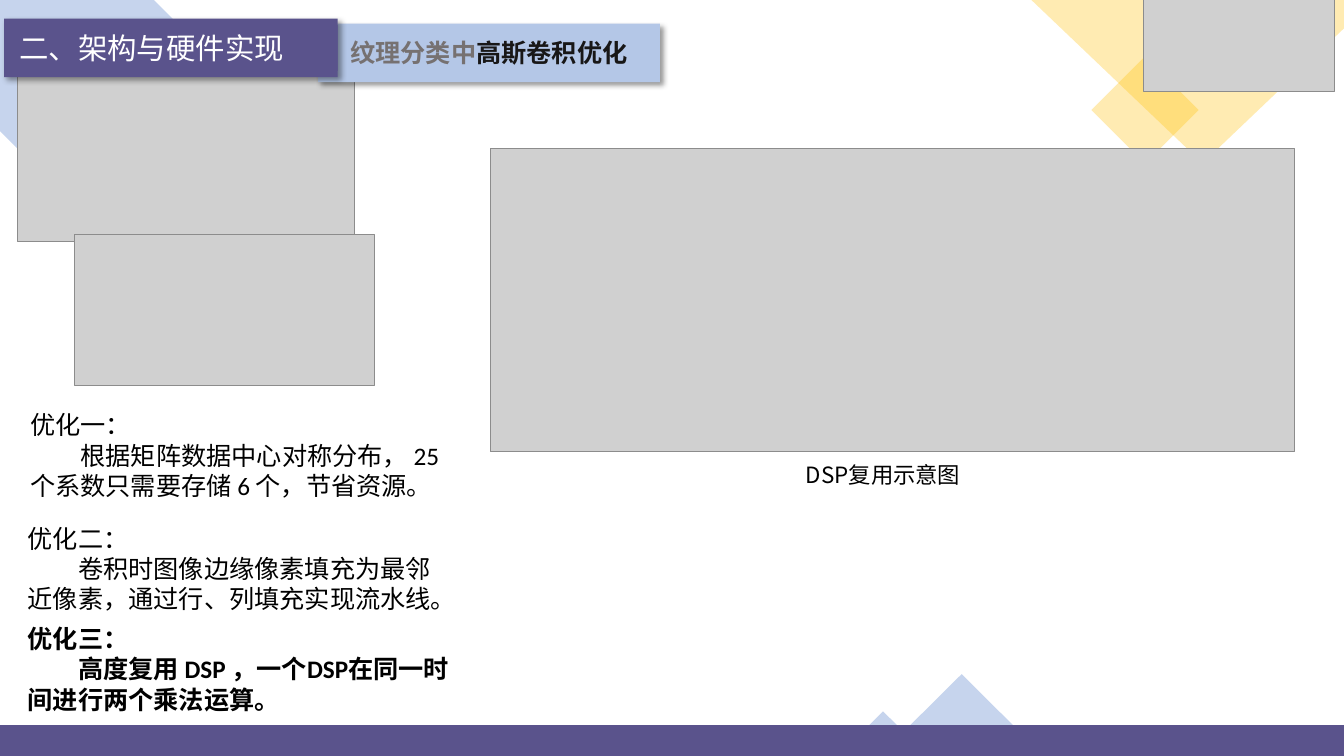
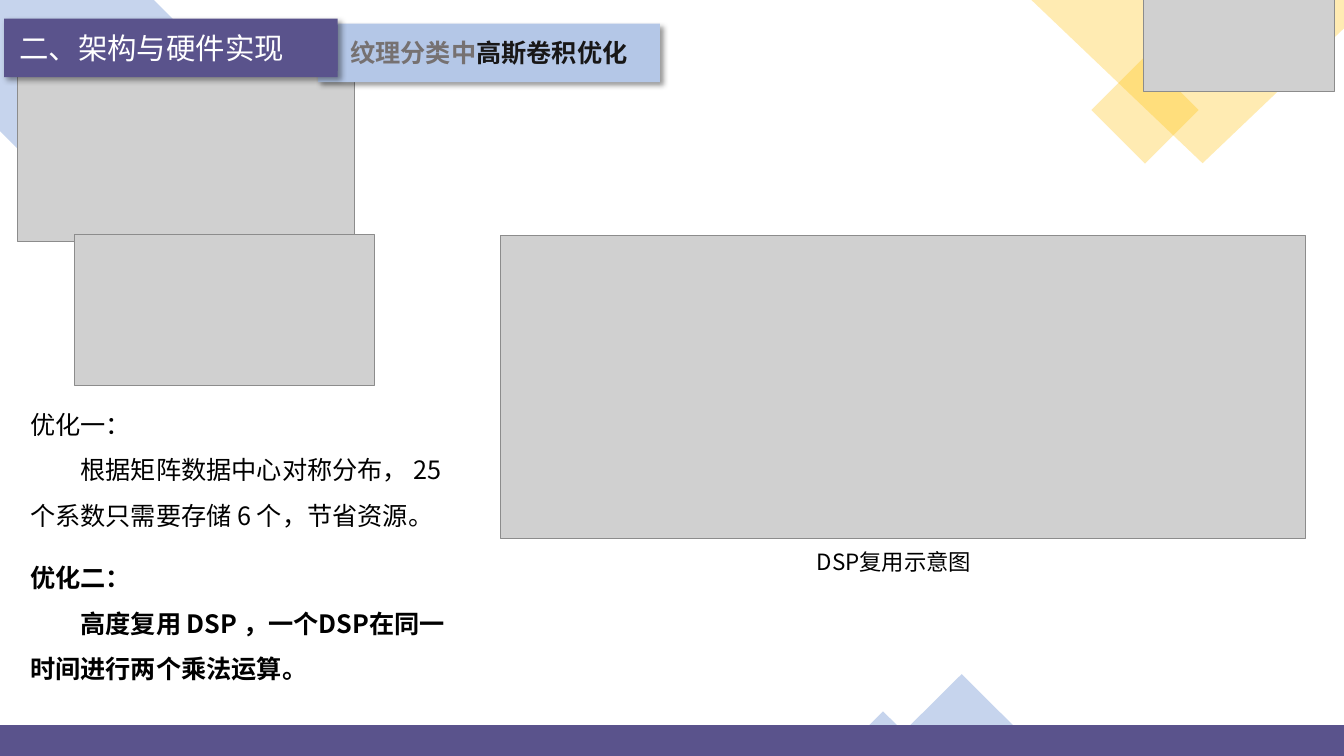
Before and after one commit to jjyy-Huang/LoG-UTE-RAISR-Doc, a slide deck: slide 14 of presentation/PPT.pptx. Drawn at 1344x756 pixels with LibreOffice and Linux fonts; fonts in the diff are those of the drawing; grey boxes stand for pictures; background and template pictures are left out. Boxes give left, top, right and bottom in pixels: in the first picture for what was removed or moved away, otherwise in the second. Text is boxed around its words. In the diff, an @@ line names an element or a change of style, - is before the commit and + after.

```diff
--- a/presentation/PPT.pptx
+++ b/presentation/PPT.pptx
@@ picture moved from (x1=490, y1=148, x2=1295, y2=452) to (x1=501, y1=236, x2=1306, y2=539) @@
@@ text "优化一：" at (x1=30, y1=413, x2=442, y2=528): font Calibri to Noto Sans CJK SC; line spacing 1 to 1.5 @@
@@ text removed at (x1=28, y1=527, x2=456, y2=611) @@
-优化二：
-卷积时图像边缘像素填充为最邻近像素，通过行、列填充实现流水线。
@@ text "优化二：" moved from (x1=28, y1=626, x2=449, y2=712) to (x1=30, y1=565, x2=445, y2=681) @@
@@ text at (x1=30, y1=565, x2=131, y2=590): text changed; font Calibri to Noto Sans CJK SC @@
-优化三：
+优化二：
@@ text "DSP复用示意图" moved from (x1=806, y1=464, x2=960, y2=485) to (x1=817, y1=551, x2=971, y2=572) @@
@@ text at (x1=30, y1=611, x2=445, y2=681): font Calibri to Noto Sans CJK SC in "高度复用 DSP ，一个DSP在同一时间进行两个乘法运算。"; line spacing 1 to 1.5 @@
```
Also in this commit, not shown: 20 other slides changed, 5 slides added, 58 other files.
